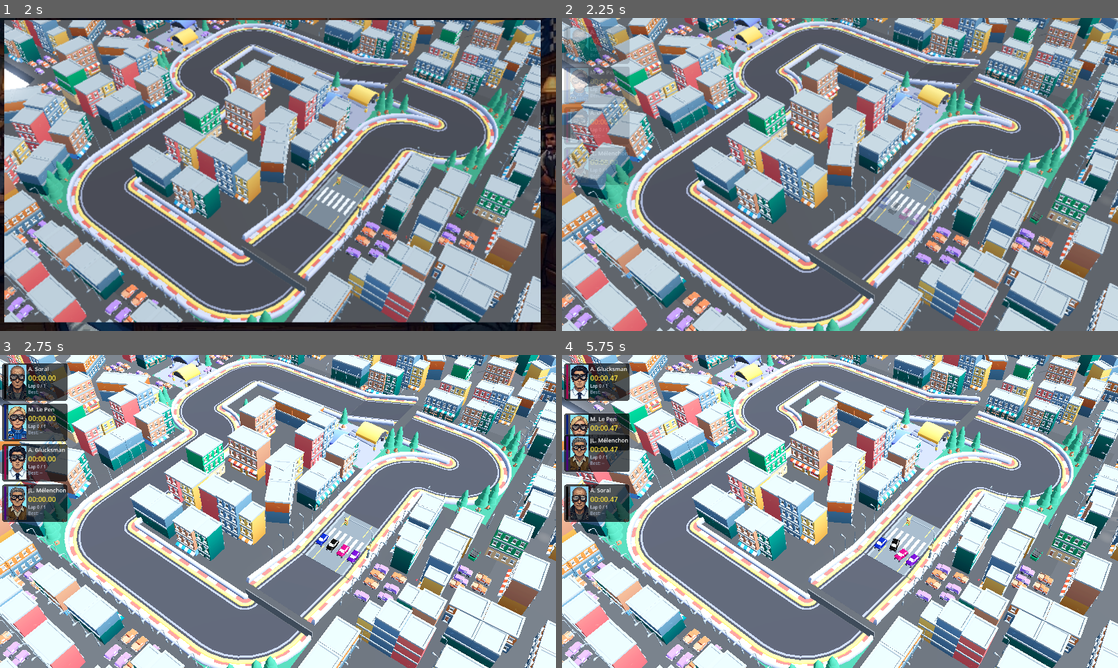
Above: before the commit, frames 1-4 (two rows, left to right).
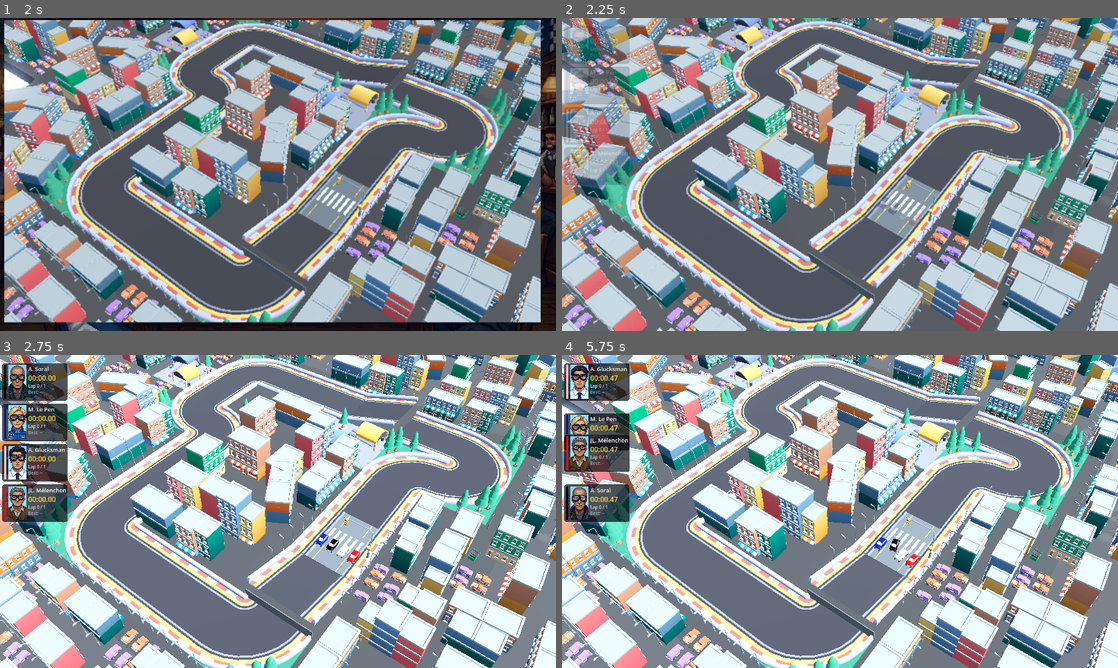
Above: after the commit, the same moments.

Repository: yphil-dev/France-2027-Racer
Game: Godot game, scene res://scenes/main_menu.tscn
Same seed, same stepped clock (60 frames per second), same inputs: the game is played once before the commit and once after it. Sound files missing from this copy of the repository are replaced by a short silence.
Inputs (mouse positions are in pixels of both pictures, inside the frame that each line leads up to):
- Up to frame 1 (2 s): move the mouse to (400, 158) at 0.52 s; hold D (right) 0.53-1.25 s; click "PARIS" at 1.25 s
- Up to frame 2 (2.25 s): move the mouse to (728, 190) at 2.02 s; hold S (back) from 2.03 s (still down)
- Up to frame 3 (2.75 s): keep holding S (back)
- Up to frame 4 (5.75 s): move the mouse to (895, 442) at 2.77 s; release S (back) at 2.78 s; hold D (right) 2.78-3.53 s; tap Enter at 3.5, 5 s; move the mouse to (812, 574) at 3.52 s; hold W (forward) 3.53-4.28 s; tap Space at 4.25 s; move the mouse to (1006, 558) at 4.27 s; hold A (left) from 4.28 s (still down); move the mouse to (673, 464) at 5.02 s

Frame 1 is identical in both runs. In frame 2, 0.2% of the frame differs, in the area x 0-65%, y 29-67%; in frame 3, 0.2%; in frame 4, 0.2%, in the area x 0-65%, y 3-68%.

Commit message:
NEw bar loop + better skidmarks

Diff:
--- a/globals/driver_roster.gd
+++ b/globals/driver_roster.gd
@@ -23,16 +23,17 @@
 		"car_number": 2,
 		"portrait": preload("res://sprites/Glux.jpg"),
 		"selection_portrait": preload("res://sprites/Glux-no-glasses.jpg"),
-		"car_color": Color(0.62, 0.04, 0.3, 1), # Dark Pink
+		"car_color": Color(1.0, 0.75, 0.8, 1), # Plain Pink
 	},
 	"melenchon": {
 		"display_name": "JL. Mélenchon",
 		"car_number": 3,
 		"portrait": preload("res://sprites/Melenchon.jpg"),
 		"selection_portrait": preload("res://sprites/Melenchon-no-glasses.jpg"),
-		"car_color": Color(0.28, 0.03, 0.48, 1), # Dark Purple
+		"car_color": Color(0.85, 0.08, 0.08, 1), # Red
 	},
 }
+
 
 static func has_driver(driver_id: String) -> bool:
 	return PROFILES.has(driver_id)
--- a/scenes/AudioPlayer.tscn
+++ b/scenes/AudioPlayer.tscn
@@ -23,5 +23,5 @@
 [node name="Victory" type="AudioStreamPlayer2D" parent="." unique_id=957770245]
 stream = ExtResource("4_nn5wq")
 
-[node name="Loser" type="AudioStreamPlayer2D" parent="."]
+[node name="Loser" type="AudioStreamPlayer2D" parent="." unique_id=721072456]
 stream = ExtResource("5_loser")
--- a/scripts/audio_player.gd
+++ b/scripts/audio_player.gd
@@ -6,14 +6,14 @@
 @export var loser: AudioStreamPlayer2D
 
 const SILENT_DB: float = -80.0
-const TARGET_DB: float = -12.0  # adjust to taste
+const TARGET_DB: float = -14.0  # adjust to taste
 
 var _fade_tween: Tween
 
 func _ready() -> void:
 	bar.volume_db = SILENT_DB
 
-func fade_in(duration: float = 0.2) -> void:
+func fade_in(duration: float = 2.4) -> void:
 	_kill_fade()
 	if not bar.playing:
 		bar.play()
--- a/scripts/skidmark_emitter.gd
+++ b/scripts/skidmark_emitter.gd
@@ -6,7 +6,7 @@
 @export_range(0.005, 0.05, 0.001) var surface_offset: float = 0.018
 @export_range(32, 512, 1) var chunk_segment_limit: int = 256
 @export_range(128, 4096, 1) var max_segments_per_tire: int = 1024
-@export_range(0.5, 5.0, 0.1) var maximum_strip_length: float = 1.5
+@export_range(0.5, 5.0, 0.1) var maximum_strip_length: float = 4.5
 @export_range(0.1, 2.0, 0.1) var forced_strip_gap: float = 0.6
 @export_range(0.2, 2.0, 0.05) var maximum_contact_gap: float = 0.75
 
Not shown, changed: audio/bar.ogg.import
Not shown: 2 places in scenes/AudioPlayer.tscn that only renumber resources
Not shown, changed: audio/bar.ogg
